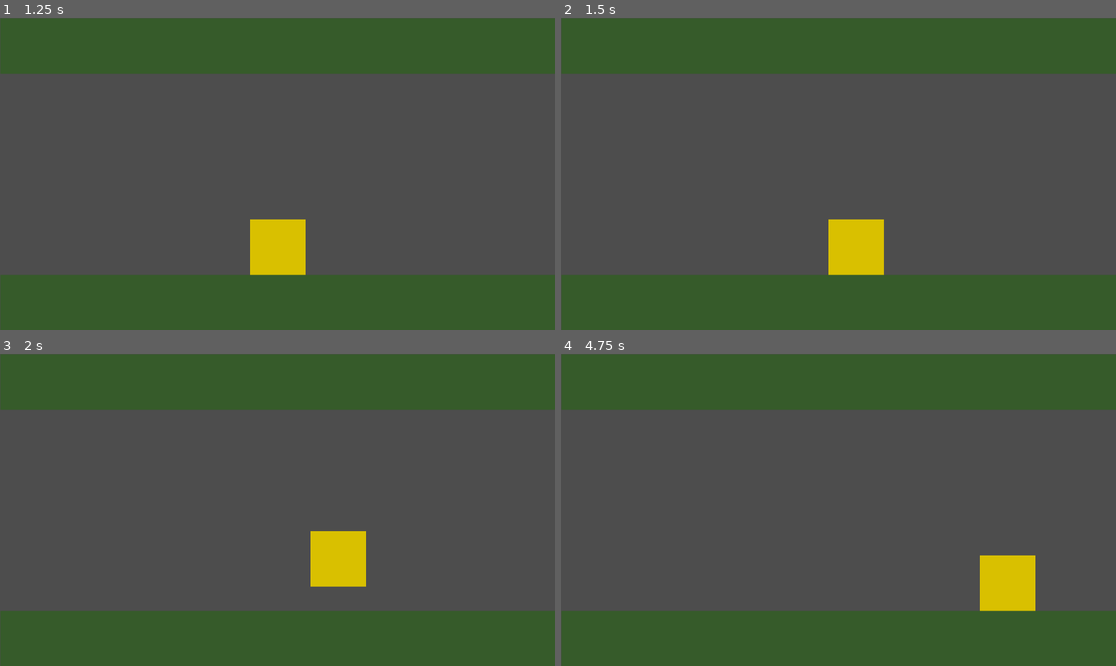
Above: before the commit, frames 1-4 (two rows, left to right).
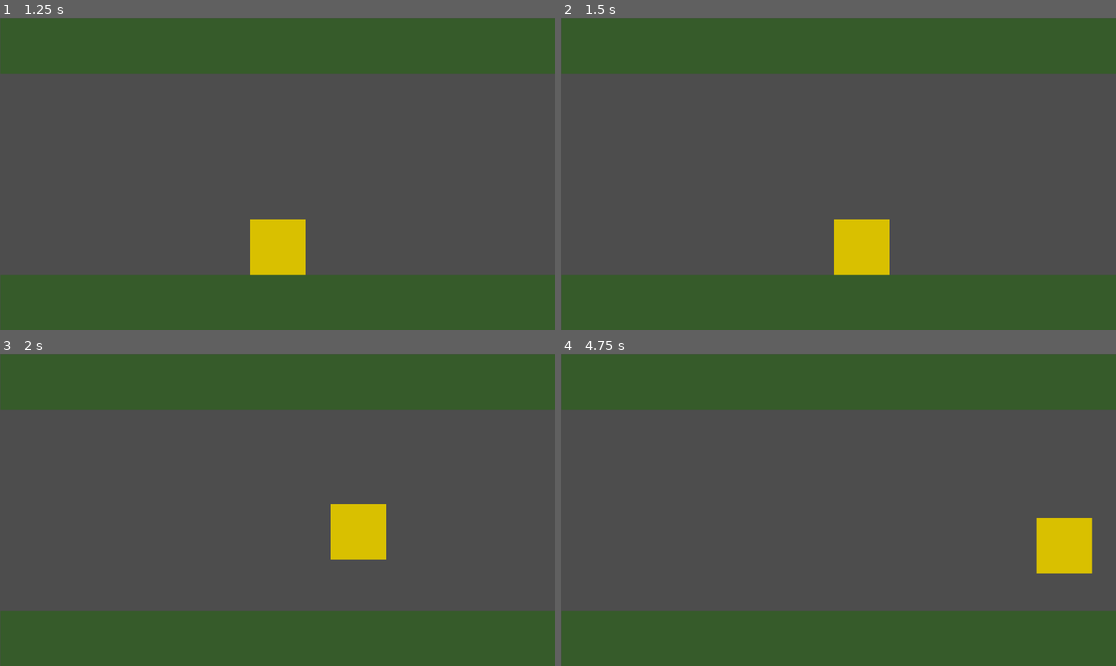
Above: after the commit, the same moments.

Repository: cyps8/SpeedJam4
Game: Godot game, scene res://Nodes/Scenes/root.tscn
The game is run twice, just before and just after one commit, with the same random seed, the same clock (stepped at 60 frames per second) and the same inputs.
Inputs:
- Up to frame 1 (1.25 s): click "START" at 0.5 s
- Up to frame 2 (1.5 s): tap Enter at 1.25 s; hold D (Right) from 1.28 s (still down)
- Up to frame 3 (2 s): keep holding D (Right); tap Space (Jump) at 1.52 s
- Up to frame 4 (4.75 s): tap Space (Jump) at 2.27, 3.77, 4.52 s; release D (Right) at 2.78 s; hold A (Left) 2.78-3.53 s; hold D (Right) from 3.53 s (still down)

Frame 1 is identical in both runs. In frame 2, 0.4% of the frame differs, in the area x 48-60%, y 64-83%; in frame 3, 2.4%; in frame 4, 3.6%, in the area x 75-96%, y 52-83%.

Commit message:
[~Changed] Speed & Jump

Diff:
--- a/Scripts/Player.gd
+++ b/Scripts/Player.gd
@@ -1,8 +1,8 @@
 extends CharacterBody2D
 
 
-const SPEED = 300.0
-const JUMP_VELOCITY = -400.0
+const SPEED = 400.0
+const JUMP_VELOCITY = -600.0
 
 # Get the gravity from the project settings to be synced with RigidBody nodes.
 var gravity = ProjectSettings.get_setting("physics/2d/default_gravity")
